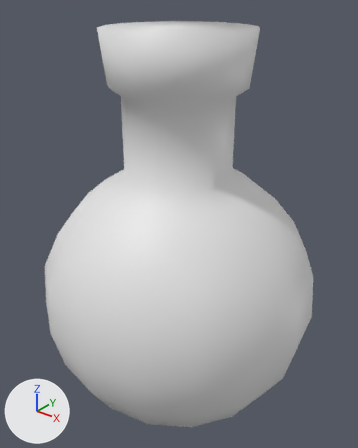
An edit to the FBX model Assets/Prefabs/FBX/Bottles/BottleBoy.fbx, drawn before and after from the same camera.
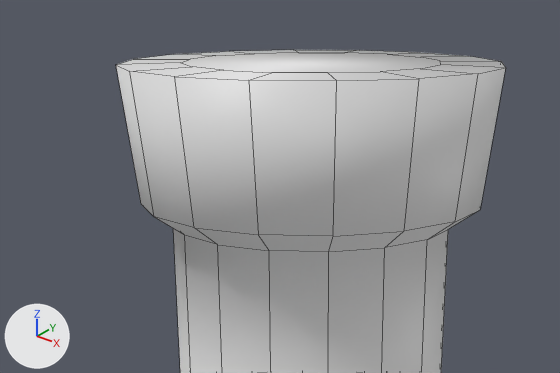
Each version appears first whole from a 50 mm lens placed at (0.183, -0.229, 0.263), pointed at (0.0, 0.0, 0.121), and next in a close-up on the part from 13% to 79% of the width and 0% to 35% of the height. The axes (+X, +Y, +Z) are drawn at lower left. The lights are the same throughout. The close-ups show mesh edges as thin lines. Where no turn or scale is listed for an object, it has been applied to the vertices. Vertices at the same position are counted once.

In view in the first close-up: 'BottleBoy'.
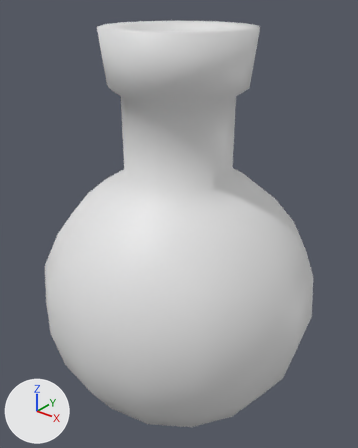
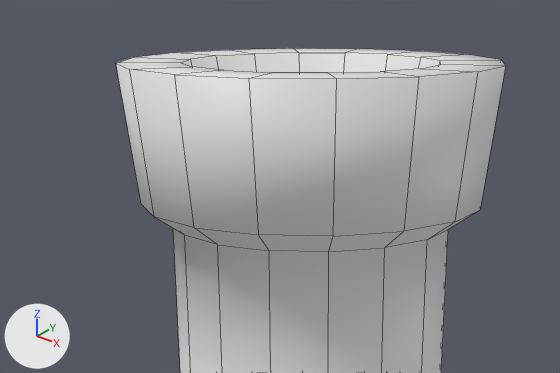
The newer file is also turned or shifted as a whole; pictures and numbers use the older file's frame.

Pixel boxes (x1, y1, x2, y2) of what changed, in the close-ups (560 x 373 px):
'BottleBoy', reshaped
    before: (116, 50, 506, 373)
    after: (116, 48, 506, 373)
part 1 of me_bottleboymesh, built on
    before: (182, 53, 440, 73)

The change in detail:
me_bottleboymesh is used by ob_bottleboy; location (0.0, 0.0, 0.0457).
me_bottleboymesh had 370 vertices, 369 faces and spanned x -0.091..0.091, y -0.091..0.091, z -0.048..0.196.
me_bottleboymesh now has 371 vertices, 384 faces and spans x -0.091..0.091, y -0.091..0.091, z -0.048..0.196.
Part 1, on me_bottleboymesh:
1 face is deleted.
1 vertex is added at (0.0, 0.0, 0.165).
16 new faces join them, mat_bottleliquid (white #e7e7e7).
